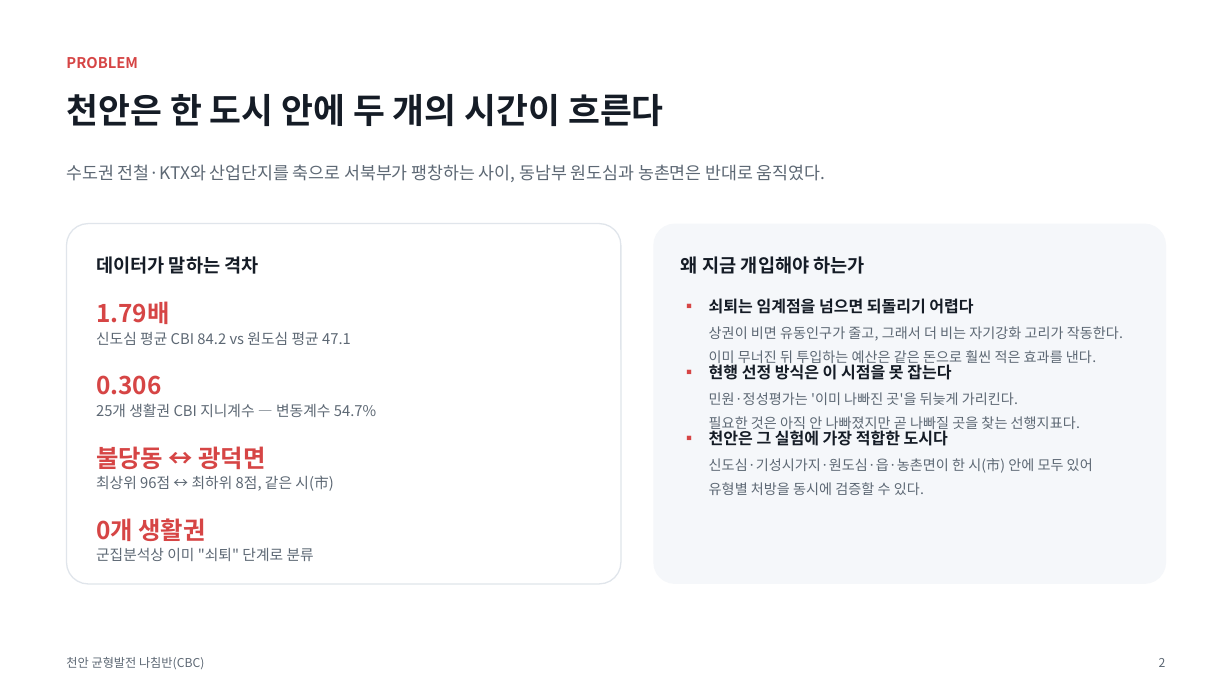
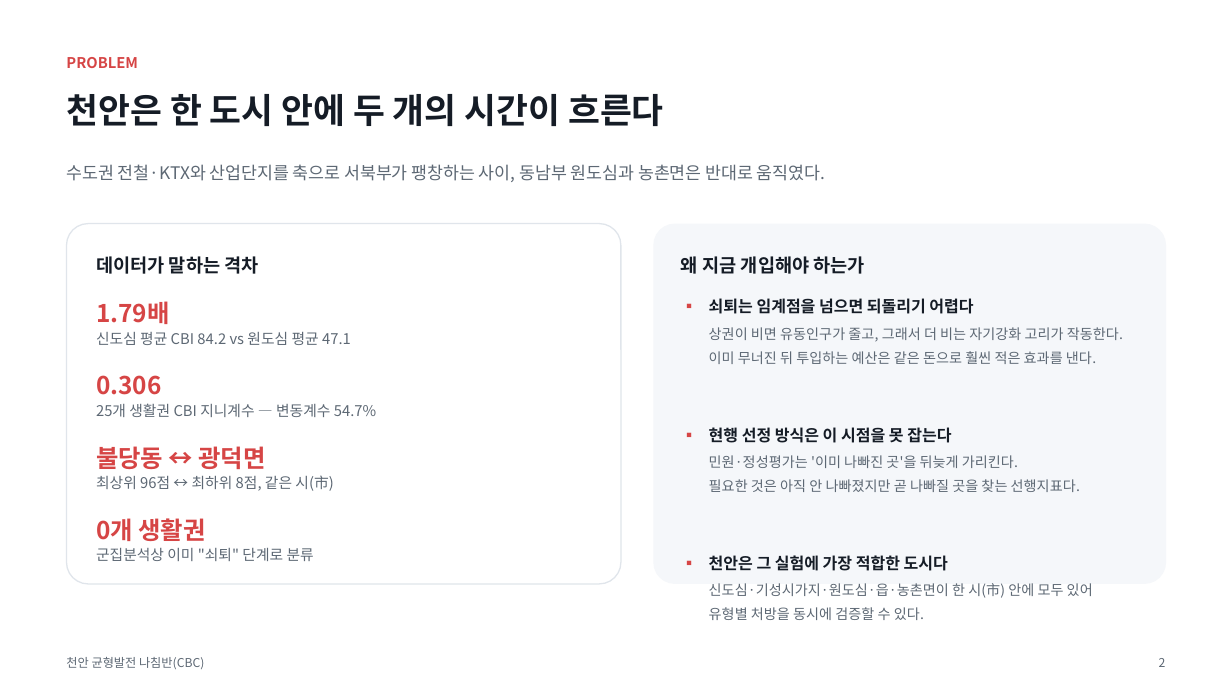
Before and after one commit to BioCode67/2026-AI-, a slide deck: slide 3 of deliverables/기획서_천안균형발전나침반_CBC.pptx. Drawn at 1232x693 pixels with LibreOffice and Linux fonts; fonts in the diff are those of the drawing. Boxes give left, top, right and bottom in pixels: in the first picture for what was removed or moved away, otherwise in the second. Text is boxed around its words. In the diff, an @@ line names an element or a change of style, - is before the commit and + after.

```diff
--- a/deliverables/기획서_천안균형발전나침반_CBC.pptx
+++ b/deliverables/기획서_천안균형발전나침반_CBC.pptx
@@ text "▪": place and size @@
-text "▪" at box(681, 356, 704, 384)
+text "▪" at box(681, 419, 704, 446)
@@ text "현행 선정 방식은 이 시점을 ...": place and size @@
-text "현행 선정 방식은 이 시점을 ..." at box(709, 362, 951, 380)
+text "현행 선정 방식은 이 시점을 ..." at box(709, 427, 951, 443)
@@ text "민원·정성평가는 '이미 나빠진 곳'을 뒤늦게 ...": place and size @@
-text "민원·정성평가는 '이미 나빠진 곳'을 뒤늦게 ..." at box(709, 392, 1080, 432)
+text "민원·정성평가는 '이미 나빠진 곳'을 뒤늦게 ..." at box(709, 455, 1080, 492)
@@ text "▪": place and size @@
-text "▪" at box(681, 422, 704, 450)
+text "▪" at box(681, 546, 704, 574)
@@ text "천안은 그 실험에 가장 적합한 ...": place and size @@
-text "천안은 그 실험에 가장 적합한 ..." at box(709, 428, 948, 446)
+text "천안은 그 실험에 가장 적합한 ..." at box(709, 555, 948, 571)
@@ line spacing 1.4 to 1.42 in 3 elements at box(709, 327, 1123, 364), box(709, 455, 1080, 492), box(709, 583, 1093, 620) @@
@@ text "신도심·기성시가지·원도심·읍·농촌면이 한 시(市) 안에 모두 ...": place and size @@
-text "신도심·기성시가지·원도심·읍·농촌면이 한 시(市) 안에 모두 ..." at box(709, 458, 1093, 495)
+text "신도심·기성시가지·원도심·읍·농촌면이 한 시(市) 안에 모두 ..." at box(709, 583, 1093, 620)
```
Also in this commit, not shown: 7 other slides changed, 3 other files.
